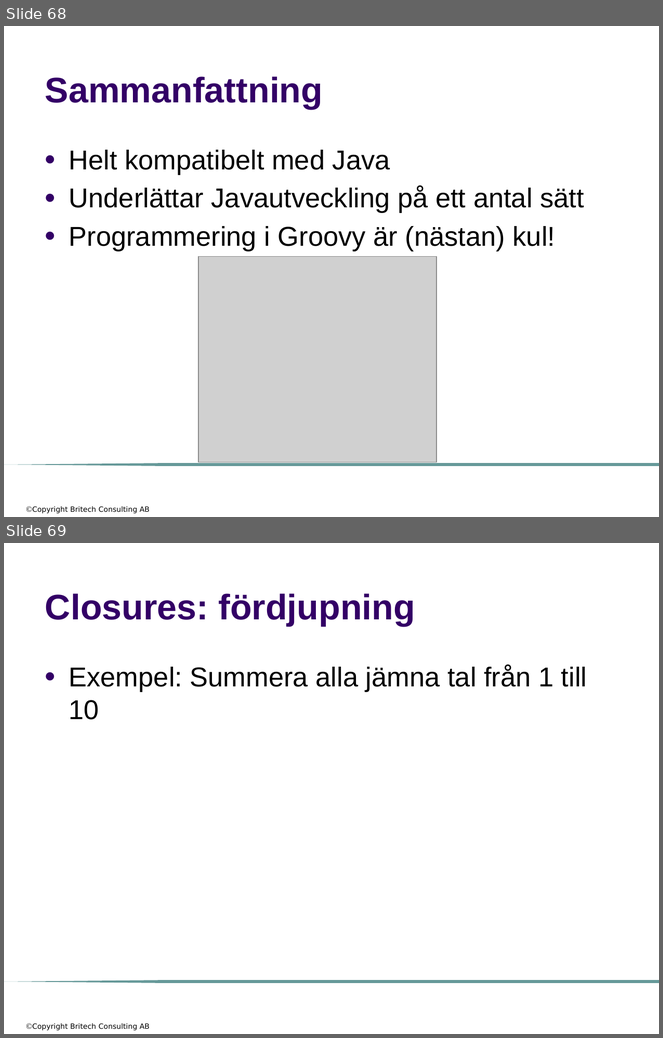
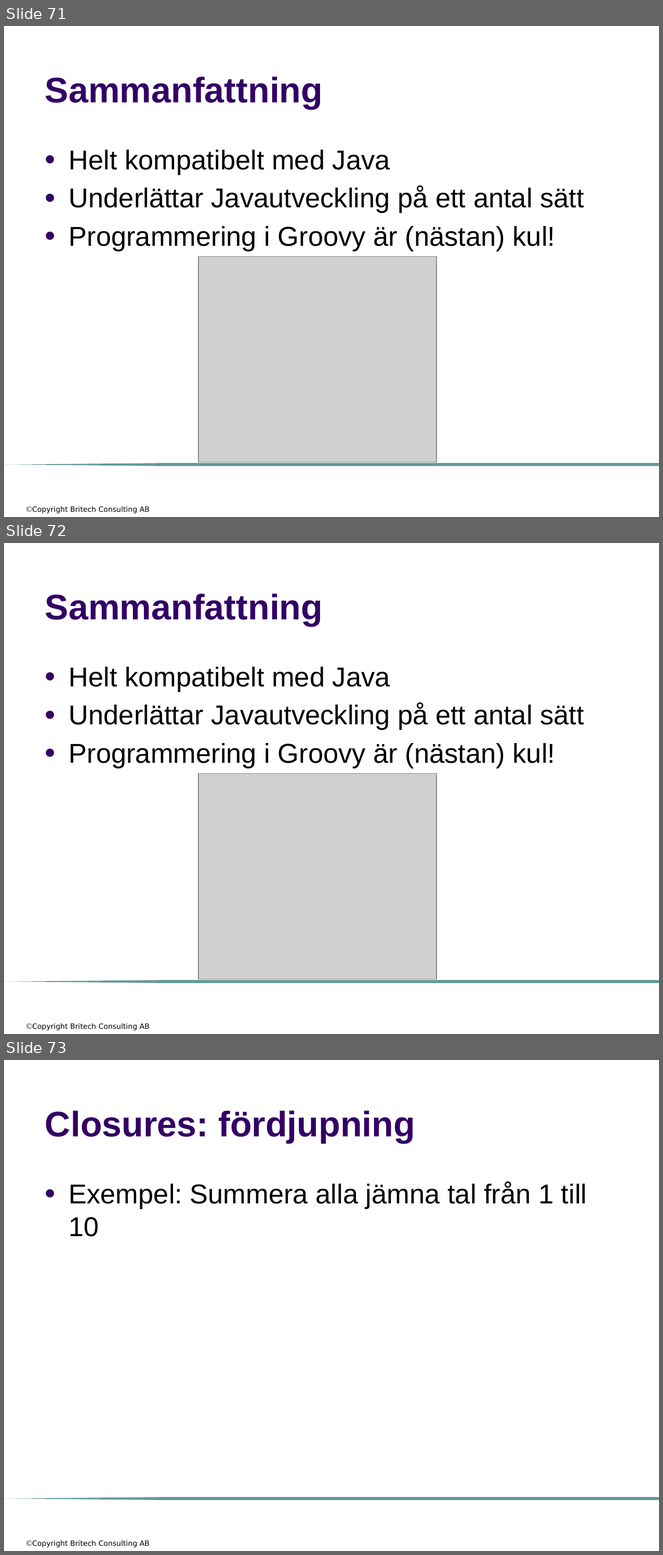
Before and after one commit to me97esn/groovyseminarium, a slide deck: groovyseminarie/dokument/groovyseminarium_source_w_logo.pptx. Shown one above the other, each under a label of ours: slides 68 and 69 before the commit, slides 71, 72 and 73 after it. The pictures are 663x1038 and 663x1555 pixels, drawn with LibreOffice and Linux fonts; fonts in the diff are those of the drawing; grey boxes stand for pictures; background and template pictures are left out. Boxes give left, top, right and bottom in pixels: in the first picture for what was removed or moved away, otherwise in the second. Text is boxed around its words. In the diff, an @@ line names an element or a change of style, - is before the commit and + after.

```diff
--- a/groovyseminarie/dokument/groovyseminarium_source_w_logo.pptx
+++ b/groovyseminarie/dokument/groovyseminarium_source_w_logo.pptx
@@ slide 72 added at [4, 543, 659, 1034], background #FFFFFF; not listed: 2 template elements that a slide beside it also shows @@
@@ title added at [45, 593, 323, 626], 39 pt, text #330066, bold @@
+Sammanfattning
@@ text added at [69, 667, 584, 769], 30 pt, text #000000 @@
+● Helt kompatibelt med Java
+● Underlättar Javautveckling på ett antal sätt
+● Programmering i Groovy är (nästan) kul!
@@ picture added at [198, 774, 437, 980] @@
@@ what was slide 68 is now slide 71 @@
@@ what was slide 69 is now slide 73 @@
```
Also in this commit, not shown: 3 other slides added.
